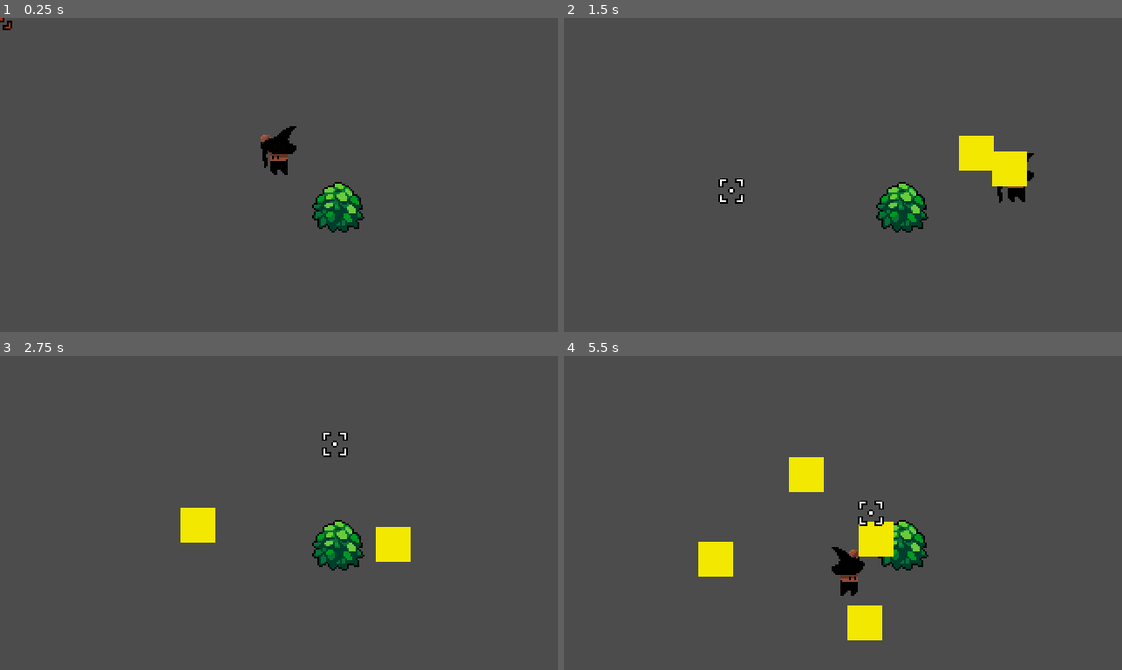
Above: before the commit, frames 1-4 (two rows, left to right).
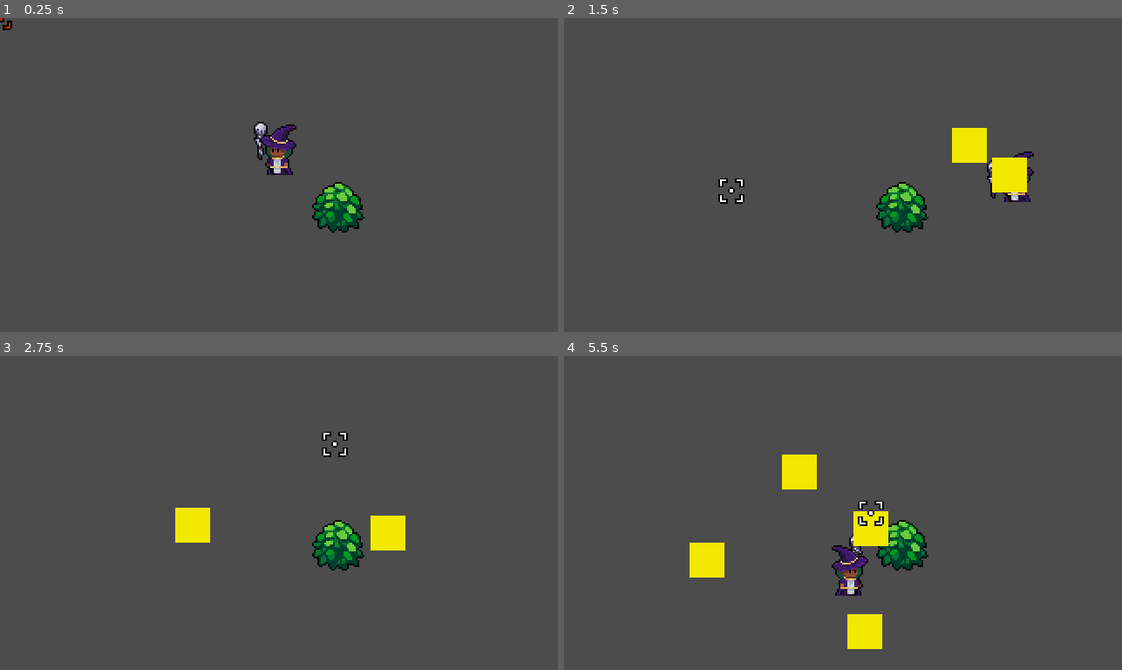
Above: after the commit, the same moments.

Repository: Triceru179/GameJam5
Game: Godot game, scene res://World.tscn
The game is run twice, just before and just after one commit, with the same random seed, the same clock (stepped at 60 frames per second) and the same inputs.
Inputs (mouse positions are in pixels of both pictures, inside the frame that each line leads up to):
- Up to frame 1 (0.25 s): no input
- Up to frame 2 (1.5 s): move the mouse to (965, 159) at 0.52 s; hold D (action_right) 0.53-1.28 s; click (965, 159) at 0.6 s; move the mouse to (731, 190) at 1.27 s; hold S (action_down) from 1.28 s (still down); click (731, 190) at 1.35 s
- Up to frame 3 (2.75 s): move the mouse to (334, 443) at 2.02 s; release S (action_down) at 2.03 s; hold D (action_right) from 2.03 s (still down); click (334, 443) at 2.1 s
- Up to frame 4 (5.5 s): move the mouse to (815, 575) at 2.77 s; release D (action_right) at 2.78 s; hold W (action_up) 2.78-3.53 s; click (815, 575) at 2.85 s; move the mouse to (1010, 560) at 3.52 s; hold A (action_left) 3.53-5.03 s; click (1010, 560) at 3.6 s; move the mouse to (675, 465) at 4.27 s; click (675, 465) at 4.35 s; move the mouse to (870, 513) at 5.02 s; hold S (action_down) from 5.03 s (still down); click (870, 513) at 5.1 s

The runs differ from the first frame. In frame 1, 0.8% of the frame differs, in the area x 45-54%, y 33-50%; in frame 2, 1.0%; in frame 3, 0.8%; in frame 4, 2.3%, in the area x 22-60%, y 31-94%.

Commit message:
Added Actor base scene
Moved components from Player used by all actors.
Added Player animations.

Diff:
--- a/World.tscn
+++ b/World.tscn
@@ -1,14 +1,12 @@
 [gd_scene load_steps=4 format=2]
 
 [ext_resource path="res://world/Bush.png" type="Texture" id=1]
-[ext_resource path="res://player/Player.tscn" type="PackedScene" id=2]
-[ext_resource path="res://player/crosshair/crosshair.tscn" type="PackedScene" id=3]
+[ext_resource path="res://actor/player/Player.tscn" type="PackedScene" id=2]
+[ext_resource path="res://actor/player/crosshair/crosshair.tscn" type="PackedScene" id=3]
 
 [node name="World" type="Node2D"]
 
 [node name="Area2D" parent="." instance=ExtResource( 3 )]
-
-[node name="Player" parent="." instance=ExtResource( 2 )]
 
 [node name="Camera2D" type="Camera2D" parent="."]
 current = true
@@ -23,3 +21,5 @@
 
 [node name="CollisionPolygon2D" type="CollisionPolygon2D" parent="TesteCrossHair"]
 polygon = PoolVector2Array( -159, -88, -89, -88, -117, -10, -93, 54, 4, 66, 109, 66, 135, 0, 105, -61, 35, -88, 160, -88, 160, 88, -159, 89 )
+
+[node name="Player" parent="." instance=ExtResource( 2 )]
--- /dev/null
+++ b/actor/Actor.tscn
@@ -0,0 +1,26 @@
+[gd_scene load_steps=4 format=2]
+
+[ext_resource path="res://actor/actor.png" type="Texture" id=1]
+[ext_resource path="res://actor/actor.gd" type="Script" id=2]
+
+[sub_resource type="RectangleShape2D" id=1]
+resource_local_to_scene = true
+extents = Vector2( 4, 2 )
+
+[node name="Actor" type="KinematicBody2D"]
+script = ExtResource( 2 )
+
+[node name="AnimationPlayer" type="AnimationPlayer" parent="."]
+
+[node name="Pivot" type="YSort" parent="."]
+
+[node name="BodyPivot" type="YSort" parent="Pivot"]
+
+[node name="Body" type="Sprite" parent="Pivot/BodyPivot"]
+position = Vector2( 0, -10 )
+texture = ExtResource( 1 )
+offset = Vector2( 0, -6 )
+
+[node name="Pushbox" type="CollisionShape2D" parent="."]
+position = Vector2( 0, -1 )
+shape = SubResource( 1 )
--- a/actor/actor.gd
+++ b/actor/actor.gd
@@ -1,21 +1,8 @@
 extends KinematicBody2D
 class_name Actor
 
-onready var body := $Pivot/Body
-onready var cast_point := $Pivot/WandPivot/Wand/CastPoint
-onready var wand_pivot := $Pivot/WandPivot
-onready var wand_sprite := $Pivot/WandPivot/Wand
-
-var cast_direction := Vector2.ZERO
+onready var body_pivot := $Pivot/BodyPivot
 
 func _flip(value):
 	if value != 0:
-		body.scale.x = lerp(body.scale.x, sign(value), 0.3)
-
-func _rotate_weapon(direction: Vector2):
-	var wand_rotation = Vector2.RIGHT.angle_to(direction)
-
-	wand_pivot.rotation = lerp_angle(wand_pivot.rotation, wand_rotation, 0.2)
-	wand_sprite.rotation = -wand_pivot.rotation
-
-	cast_direction = (get_global_mouse_position() - cast_point.global_position).normalized()
+		body_pivot.scale.x = lerp(body_pivot.scale.x, sign(value), 0.3)
--- /dev/null
+++ b/actor/player/Player.tscn
@@ -0,0 +1,102 @@
+[gd_scene load_steps=9 format=2]
+
+[ext_resource path="res://actor/Actor.tscn" type="PackedScene" id=1]
+[ext_resource path="res://actor/player/player.gd" type="Script" id=2]
+[ext_resource path="res://actor/player/sprites/wand_sheet.png" type="Texture" id=3]
+[ext_resource path="res://actor/player/sprites/eye_sheet.png" type="Texture" id=4]
+[ext_resource path="res://actor/player/sprites/player_sheet.png" type="Texture" id=5]
+
+[sub_resource type="Animation" id=3]
+resource_name = "idle"
+loop = true
+tracks/0/type = "value"
+tracks/0/path = NodePath("Pivot/BodyPivot/Body:frame")
+tracks/0/interp = 1
+tracks/0/loop_wrap = true
+tracks/0/imported = false
+tracks/0/enabled = true
+tracks/0/keys = {
+"times": PoolRealArray( 0, 0.5 ),
+"transitions": PoolRealArray( 1, 1 ),
+"update": 1,
+"values": [ 0, 1 ]
+}
+tracks/1/type = "value"
+tracks/1/path = NodePath("Pivot/BodyPivot/Eyes:offset")
+tracks/1/interp = 1
+tracks/1/loop_wrap = true
+tracks/1/imported = false
+tracks/1/enabled = true
+tracks/1/keys = {
+"times": PoolRealArray( 0, 0.5 ),
+"transitions": PoolRealArray( 1, 1 ),
+"update": 1,
+"values": [ Vector2( 2, -14 ), Vector2( 2, -15 ) ]
+}
+
+[sub_resource type="Animation" id=4]
+resource_name = "walk"
+length = 0.4
+loop = true
+tracks/0/type = "value"
+tracks/0/path = NodePath("Pivot/BodyPivot/Body:frame")
+tracks/0/interp = 1
+tracks/0/loop_wrap = true
+tracks/0/imported = false
+tracks/0/enabled = true
+tracks/0/keys = {
+"times": PoolRealArray( 0, 0.1, 0.2, 0.3 ),
+"transitions": PoolRealArray( 1, 1, 1, 1 ),
+"update": 1,
+"values": [ 2, 3, 4, 5 ]
+}
+tracks/1/type = "value"
+tracks/1/path = NodePath("Pivot/BodyPivot/Eyes:offset")
+tracks/1/interp = 1
+tracks/1/loop_wrap = true
+tracks/1/imported = false
+tracks/1/enabled = true
+tracks/1/keys = {
+"times": PoolRealArray( 0, 0.1, 0.2, 0.3 ),
+"transitions": PoolRealArray( 1, 1, 1, 1 ),
+"update": 1,
+"values": [ Vector2( 2, -15 ), Vector2( 2, -14 ), Vector2( 2, -15 ), Vector2( 2, -14 ) ]
+}
+
+[sub_resource type="RectangleShape2D" id=1]
+resource_local_to_scene = true
+extents = Vector2( 4, 2 )
+
+[node name="Player" instance=ExtResource( 1 )]
+script = ExtResource( 2 )
+
+[node name="AnimationPlayer" parent="." index="0"]
+anims/idle = SubResource( 3 )
+anims/walk = SubResource( 4 )
+
+[node name="Body" parent="Pivot/BodyPivot" index="0"]
+texture = ExtResource( 5 )
+hframes = 6
+frame = 5
+
+[node name="Eyes" type="Sprite" parent="Pivot/BodyPivot" index="1"]
+texture = ExtResource( 4 )
+offset = Vector2( 2, -14 )
+hframes = 3
+
+[node name="WeaponPivot" type="YSort" parent="Pivot" index="1"]
+position = Vector2( 0, -12 )
+
+[node name="Weapon" type="Sprite" parent="Pivot/WeaponPivot" index="0"]
+position = Vector2( 13, 0 )
+texture = ExtResource( 3 )
+
+[node name="AttackPoint" type="Position2D" parent="Pivot/WeaponPivot/Weapon" index="0"]
+position = Vector2( 0, -8 )
+
+[node name="Pushbox" parent="." index="2"]
+shape = SubResource( 1 )
+
+[node name="AttackCooldown" type="Timer" parent="." index="3"]
+wait_time = 0.1
+one_shot = true
--- a/player/crosshair/crosshair.tscn
+++ b/actor/player/crosshair/crosshair.tscn
@@ -1,7 +1,8 @@
 [gd_scene load_steps=4 format=2]
 
-[ext_resource path="res://player/crosshair/crosshair.gd" type="Script" id=1]
-[ext_resource path="res://player/crosshair/crosshair.png" type="Texture" id=2]
+[ext_resource path="res://actor/player/crosshair/crosshair.gd" type="Script" id=1]
+[ext_resource path="res://actor/player/crosshair/crosshair.png" type="Texture" id=2]
+
 
 [sub_resource type="CircleShape2D" id=1]
 radius = 6.0
--- a/player/player.gd
+++ b/actor/player/player.gd
@@ -7,11 +7,15 @@
 
 export(int) var speed = 200
 
+onready var weapon_pivot := $Pivot/WeaponPivot
+onready var weapon_sprite := $Pivot/WeaponPivot/Weapon
+onready var attack_point := $Pivot/WeaponPivot/Weapon/AttackPoint
+
+var attack_direction := Vector2.ZERO
 var velocity := Vector2.ZERO
 var input_vector := Vector2.ZERO
 
 onready var attack_cooldown_timer := $AttackCooldown
-
 
 func _process(_delta):
 	_update_look_direction()
@@ -47,10 +51,18 @@
 
 func _create_projectile():
 	var projectile = PROJECTILE_SCENE.instance()
-	projectile.setup_projectile(cast_direction)
+	projectile.setup_projectile(attack_direction)
 
 	get_parent().add_child(projectile)
-	projectile.position = cast_point.global_position
+	projectile.position = attack_point.global_position
+
+func _rotate_weapon(direction: Vector2):
+	var weapon_rotation = Vector2.RIGHT.angle_to(direction)
+
+	weapon_pivot.rotation = lerp_angle(weapon_pivot.rotation, weapon_rotation, 0.2)
+	weapon_sprite.rotation = -weapon_pivot.rotation
+
+	attack_direction = (get_global_mouse_position() - attack_point.global_position).normalized()
 
 func _restart_timer():
 	attack_cooldown_timer.start()
--- a/autoload/globals.gd
+++ b/autoload/globals.gd
@@ -4,5 +4,7 @@
 const ACTION_DOWN = "action_down"
 const ACTION_RIGHT = "action_right"
 const ACTION_LEFT = "action_left"
+const ACTION_ATTACK_1 = "action_primary_attack"
 
-const ACTION_ATTACK_1 = "action_primary_attack"
+const ANIM_IDLE = "idle"
+const ANIM_WALK = "walk"
--- a/player/Player.tscn
+++ /dev/null
@@ -1,36 +0,0 @@
-[gd_scene load_steps=5 format=2]
-
-[ext_resource path="res://player/player.png" type="Texture" id=1]
-[ext_resource path="res://player/player.gd" type="Script" id=2]
-[ext_resource path="res://player/wand.png" type="Texture" id=3]
-
-[sub_resource type="RectangleShape2D" id=1]
-extents = Vector2( 4, 2 )
-
-[node name="Player" type="KinematicBody2D"]
-script = ExtResource( 2 )
-
-[node name="Pivot" type="YSort" parent="."]
-
-[node name="Body" type="Sprite" parent="Pivot"]
-position = Vector2( 0, -10 )
-texture = ExtResource( 1 )
-offset = Vector2( 0, -6 )
-
-[node name="WandPivot" type="YSort" parent="Pivot"]
-position = Vector2( 0, -8 )
-
-[node name="Wand" type="Sprite" parent="Pivot/WandPivot"]
-position = Vector2( 9, 0 )
-texture = ExtResource( 3 )
-
-[node name="CastPoint" type="Position2D" parent="Pivot/WandPivot/Wand"]
-position = Vector2( 0, -8 )
-
-[node name="Pushbox" type="CollisionShape2D" parent="."]
-position = Vector2( 0, -1 )
-shape = SubResource( 1 )
-
-[node name="AttackCooldown" type="Timer" parent="."]
-wait_time = 0.1
-one_shot = true
--- a/project.godot
+++ b/project.godot
@@ -126,11 +126,6 @@
  ]
 }
 
-[layer_names]
-
-2d_physics/layer_3="Enemies"
-2d_physics/layer_20="Crosshair"
-
 [rendering]
 
 environment/default_environment="res://default_env.tres"
Binary file added: actor/actor.png
Not shown, added: actor/actor.png.import
Renamed: player/crosshair/crosshair.gd -> actor/player/crosshair/crosshair.gd
Renamed: player/crosshair/crosshair.png -> actor/player/crosshair/crosshair.png
Not shown, added: actor/player/crosshair/crosshair.png.import
Binary file added: actor/player/sprites/eye_sheet.png
Not shown, changed: actor/player/sprites/eye_sheet.png.import
Binary file added: actor/player/sprites/player_sheet.png
Not shown, changed: actor/player/sprites/player_sheet.png.import
Binary file added: actor/player/sprites/wand_sheet.png
Not shown, changed: actor/player/sprites/wand_sheet.png.import
Binary file removed: player/player.png
(and 1 more such lines)
